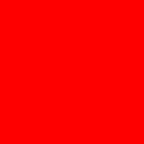
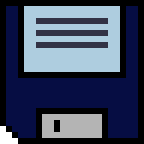
Comparing the layer stacks of the two 144px x 144px images. Changes:
added layer "Neue Ebene" above "Hintergrund" over (x1=0, y1=0, x2=144, y2=144)
hid "Hintergrund", painted on it over (x1=0, y1=0, x2=144, y2=144)
